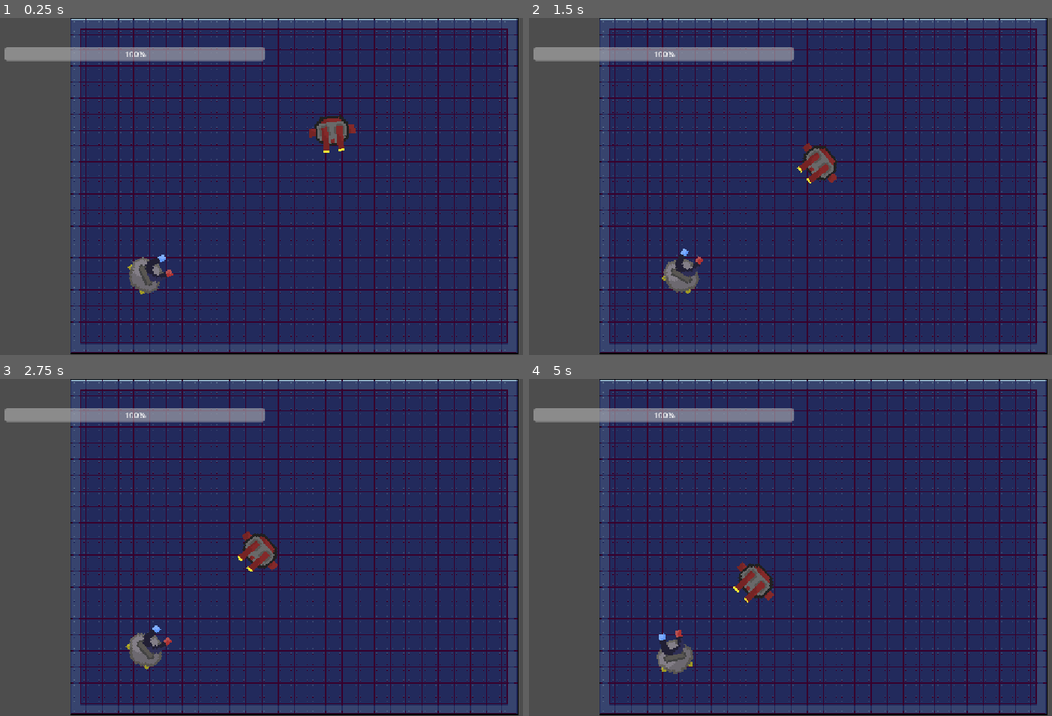
Above: before the commit, frames 1-4 (two rows, left to right).
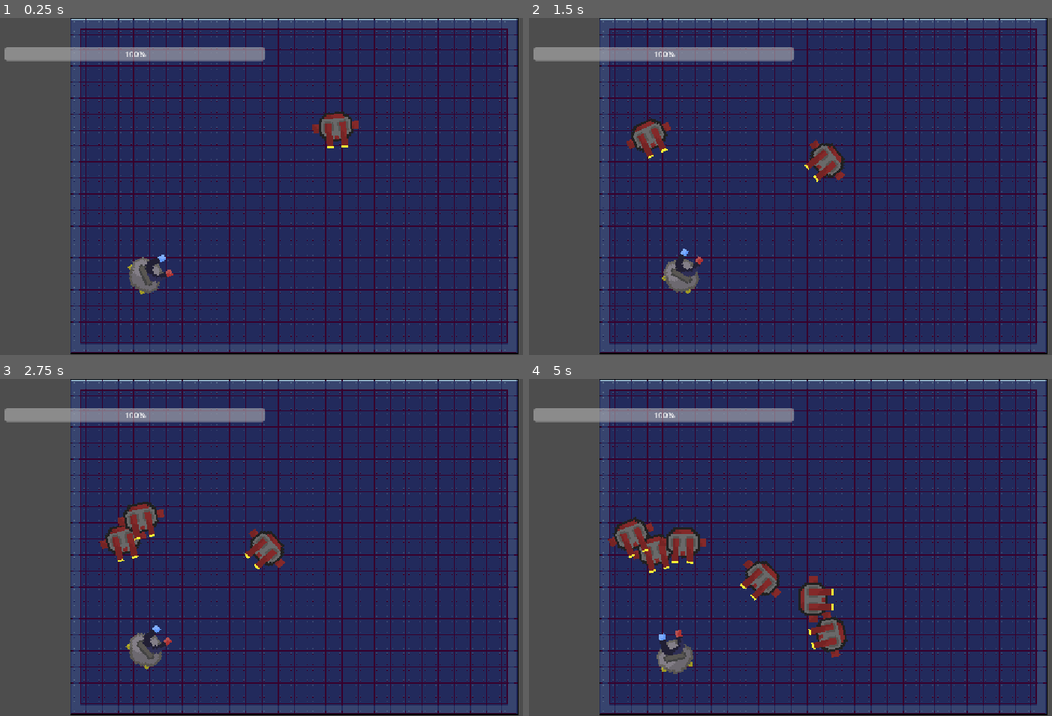
Above: after the commit, the same moments.

Repository: FazalThe/magslam
Game: Godot game, scene res://main.tscn
The game is run twice, just before and just after one commit, with the same random seed, the same clock (stepped at 60 frames per second) and the same inputs.
Inputs (mouse positions are in pixels of both pictures, inside the frame that each line leads up to):
- Up to frame 1 (0.25 s): no input
- Up to frame 2 (1.5 s): move the mouse to (952, 169) at 0.52 s; tap A (A) at 0.6 s; tap D (D) at 0.8, 1.35 s; move the mouse to (696, 203) at 1.27 s
- Up to frame 3 (2.75 s): tap S (S) at 1.55, 2.1 s; move the mouse to (350, 473) at 2.02 s; tap A (A) at 2.3 s
- Up to frame 4 (5 s): move the mouse to (790, 614) at 2.77 s; tap A (A) at 2.85, 4.55 s; tap D (D) at 3.05, 3.6 s; move the mouse to (999, 598) at 3.52 s; tap S (S) at 3.8 s; move the mouse to (638, 496) at 4.27 s; click (638, 496) at 4.35 s

The runs differ from the first frame. In frame 1, 0.6% of the frame differs, in the area x 59-69%, y 27-40%; in frame 2, 1.2%; in frame 3, 1.8%; in frame 4, 3.5%, in the area x 15-61%, y 40-83%.

Commit message:
spawns inside area

Diff:
--- a/dualbot.gd
+++ b/dualbot.gd
@@ -8,8 +8,10 @@
 const SPEED = 300.0
 var health = 100
 @onready var spawner: Node2D = $".."
+@onready var sprite: Sprite2D = $Sprite2D
 
 func _physics_process(delta: float) -> void:
+	var rot = sprite.rotation
 	if health <=0 :
 		queue_free()
 	else:
@@ -18,7 +20,7 @@
 		#face the magnet
 			var magPosition: Vector2 = magnet.global_position
 			var target_angle = global_position.angle_to_point(magPosition)
-			rotation = lerp_angle(rotation, target_angle, 3.5 * delta)
+			sprite.rotation = lerp_angle(sprite.rotation, (target_angle- PI/2), 3.5 * delta)
 
 			#move towards magnet
 			var distance = global_position.distance_to(magPosition)
--- /dev/null
+++ b/enemybar.tscn
@@ -0,0 +1,9 @@
+[gd_scene format=3 uid="uid://brq8sosvqlttb"]
+
+[node name="EnemyBar" type="Control" unique_id=2116335397]
+layout_mode = 3
+anchors_preset = 15
+anchor_right = 1.0
+anchor_bottom = 1.0
+grow_horizontal = 2
+grow_vertical = 2
--- a/main.tscn
+++ b/main.tscn
@@ -103,11 +103,13 @@
 sources/11 = SubResource("TileSetAtlasSource_vivmo")
 sources/12 = SubResource("TileSetAtlasSource_2cqfq")
 
+[sub_resource type="RectangleShape2D" id="RectangleShape2D_6cdfc"]
+size = Vector2(821, 591)
+
 [node name="Node2D" type="Node2D" unique_id=454918293]
 script = ExtResource("1_2cqfq")
 
 [node name="SpawnTimer" type="Timer" parent="." unique_id=1254845540]
-wait_time = 5.0
 autostart = true
 
 [node name="TileMapLayer" type="TileMapLayer" parent="." unique_id=433909597]
@@ -129,6 +131,14 @@
 [node name="DualBot" parent="Spawner" unique_id=300262111 instance=ExtResource("14_w48qg")]
 position = Vector2(511, -429)
 
+[node name="Area2D" type="Area2D" parent="Spawner" unique_id=1235315666]
+collision_layer = 4
+collision_mask = 0
+
+[node name="CollisionShape2D" type="CollisionShape2D" parent="Spawner/Area2D" unique_id=743916103]
+position = Vector2(414.5, -307.5)
+shape = SubResource("RectangleShape2D_6cdfc")
+
 [node name="EndTimer" type="Timer" parent="." unique_id=2119129683]
 wait_time = 0.5
 
--- a/spawner.gd
+++ b/spawner.gd
@@ -1,4 +1,6 @@
 extends Node2D
+
+var x = 0
 
 var dual_scene = preload("res://dualbot.tscn")
 var gameOver = false
@@ -8,6 +10,7 @@
 
 const mindis = 250
 const maxdis = 350
+@onready var area: Area2D = $Area2D
 
 const fact = maxdis - mindis # no need to/ dont change
 
@@ -23,17 +26,36 @@
 
 func _on_timer_timeout() -> void:
 	var dualbot:CharacterBody2D = dual_scene.instantiate()
-	add_child(dualbot)
+
+	var space = get_world_2d().direct_space_state
 	var magPos = magnet.global_position
 
-	var angle = randf_range(0,2*PI)
-	var dis = (mindis + (randf()*fact))
-	var vectorDis = Vector2( cos(angle), sin(angle) ) * dis
-	print(angle," ",dis," ",vectorDis)
+	var inArea = false
+	while true:
 
-	var pos = magPos + vectorDis # returns a random point around magnet with dis b/w min & max dis
-	print(magPos-pos)
-	dualbot.position = pos
+
+
+		var angle = randf_range(0,TAU)
+		var dis = (mindis + (randf()*fact))
+		var vectorDis = Vector2( cos(angle), sin(angle) ) * dis
+		var pos = magPos + vectorDis # returns a random point around magnet with dis b/w min & max dis
+
+		var query = PhysicsShapeQueryParameters2D.new()
+		query.shape = dualbot.get_node("CollisionShape2D").shape
+		query.transform = Transform2D(0, pos)
+		query.collision_mask = area.collision_layer
+		query.collide_with_areas = true
+
+
+		var colliding = space.intersect_shape(query)
+		print(colliding)
+
+
+		if not colliding.is_empty():
+			dualbot.position = pos
+			add_child(dualbot)
+			break
+
 
 
 func _on_magnet_died() -> void:
